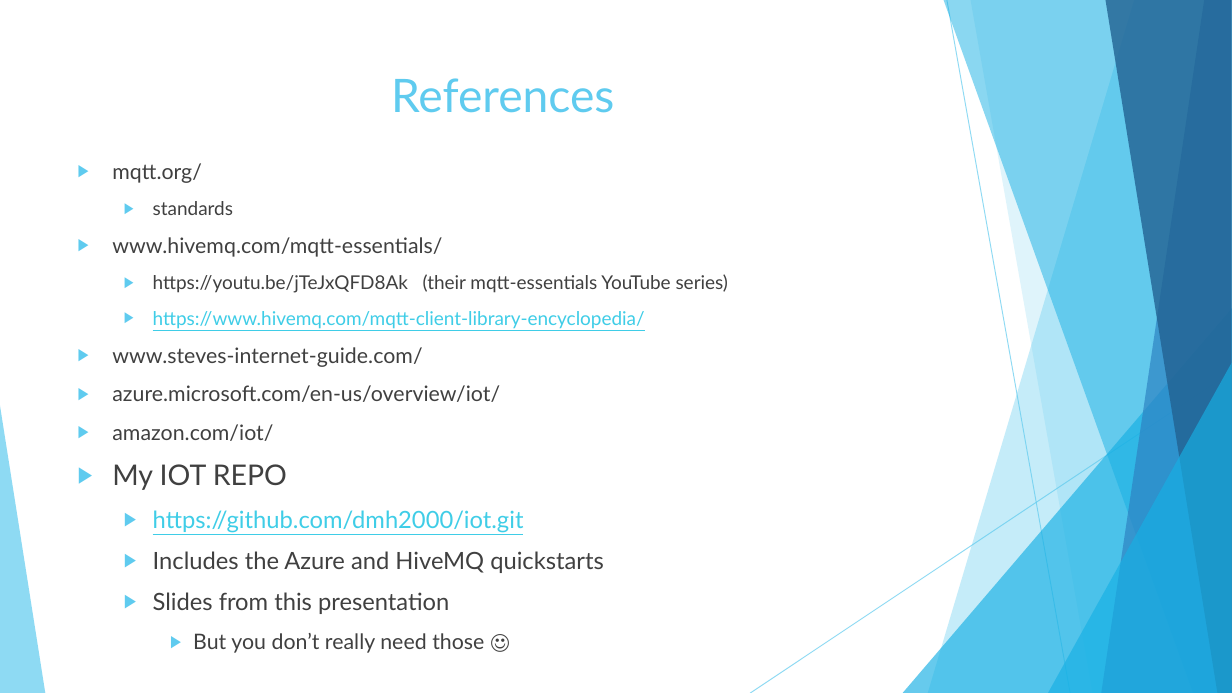
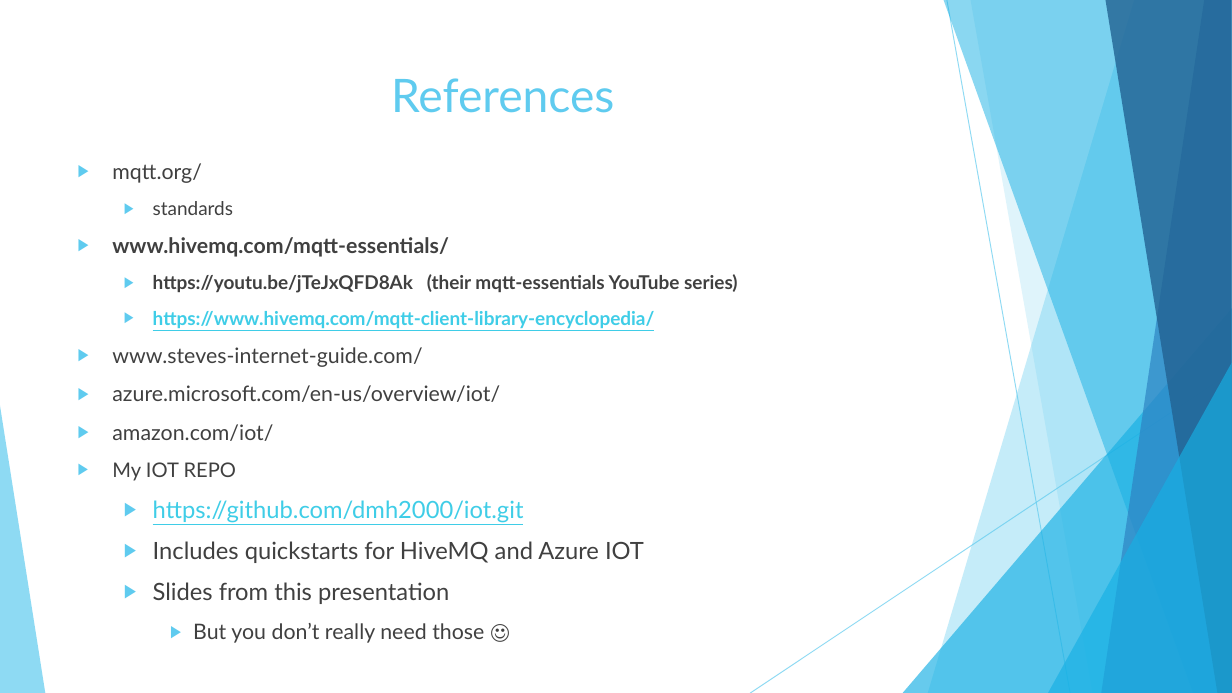
Before and after one commit to dmh2000/iot, a slide deck: slide 8 of IOT.pptx (slide 9 before the commit). Drawn at 1232x693 pixels with LibreOffice and Linux fonts; fonts in the diff are those of the drawing. Boxes give left, top, right and bottom in pixels: in the first picture for what was removed or moved away, otherwise in the second. Text is boxed around its words. In the diff, an @@ line names an element or a change of style, - is before the commit and + after.

```diff
--- a/IOT.pptx
+++ b/IOT.pptx
@@ text at <box>112,237,738,481</box>: bold on in "www.hivemq.com/mqtt-essentials/", "https://youtu.be/jTeJxQFD8Ak (their mqtt-essentials YouTube  ...", "https://www.hivemq.com/mqtt-client-library-encyclopedia/"; size 22.2 to 15.7 pt in "My IOT REPO" @@
@@ text at <box>153,541,644,563</box>: text changed @@
-  ▶ Includes the Azure and HiveMQ quickstarts
+  ▶ Includes quickstarts for HiveMQ and Azure IOT
```
Also in this commit, not shown: 5 other slides changed, 1 slide added, 2 slides removed.
